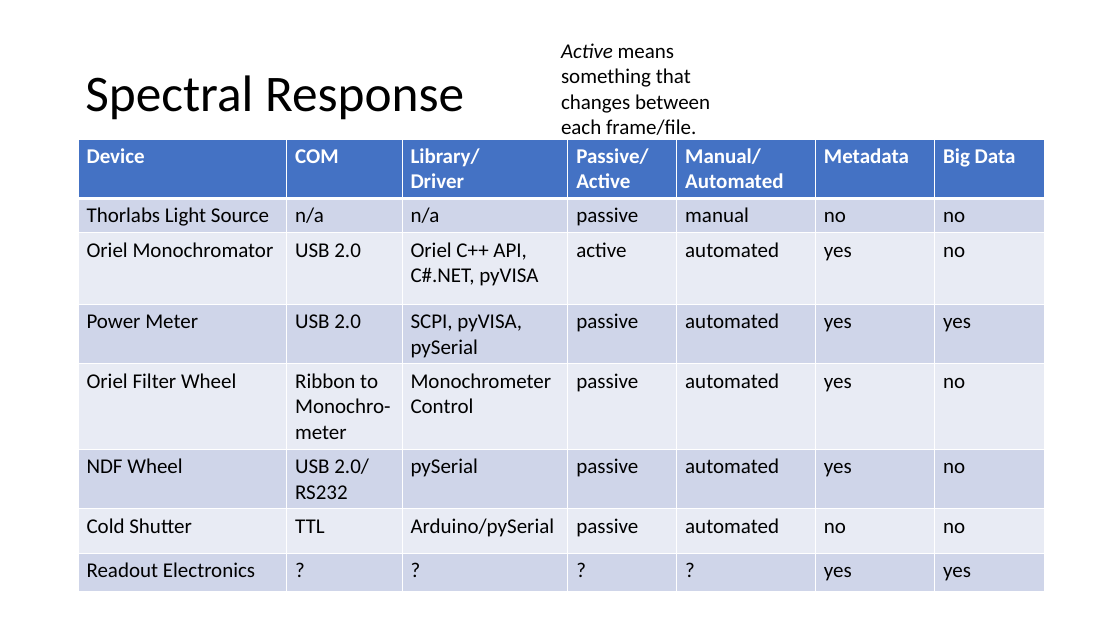
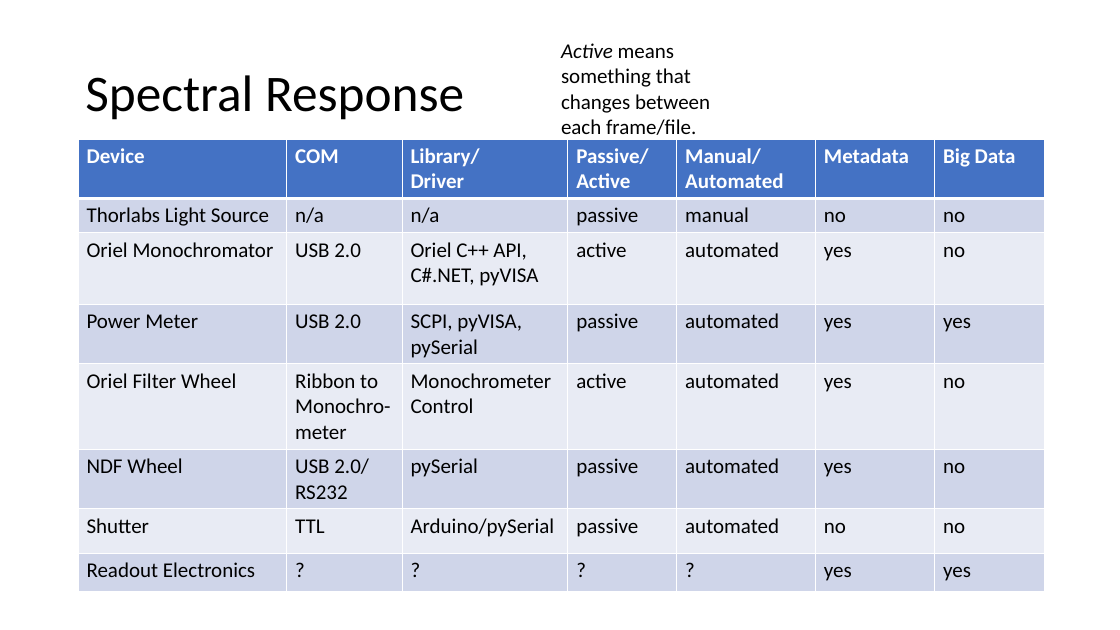
Before and after one commit to samcondon4/SPHEREx-lab-tools, a slide deck: slide 7 of SPHEREx-Calibration-Automation/presentations/SPHEREx_Calibration_Automation_Plan__Optics_Meeting_02162021.pptx. Drawn at 1120x630 pixels with LibreOffice and Linux fonts; fonts in the diff are those of the drawing. Boxes give left, top, right and bottom in pixels: in the first picture for what was removed or moved away, otherwise in the second. Text is boxed around its words. In the diff, an @@ line names an element or a change of style, - is before the commit and + after.

```diff
--- a/SPHEREx-Calibration-Automation/presentations/SPHEREx_Calibration_Automation_Plan__Optics_Meeting_02162021.pptx
+++ b/SPHEREx-Calibration-Automation/presentations/SPHEREx_Calibration_Automation_Plan__Optics_Meeting_02162021.pptx
@@ table at [78,139,1044,588] @@
-row 5, column 4: passive
+row 5, column 4: active
-row 7, column 1: Cold Shutter
+row 7, column 1: Shutter
```
Also in this commit, not shown: 3 other slides changed.
